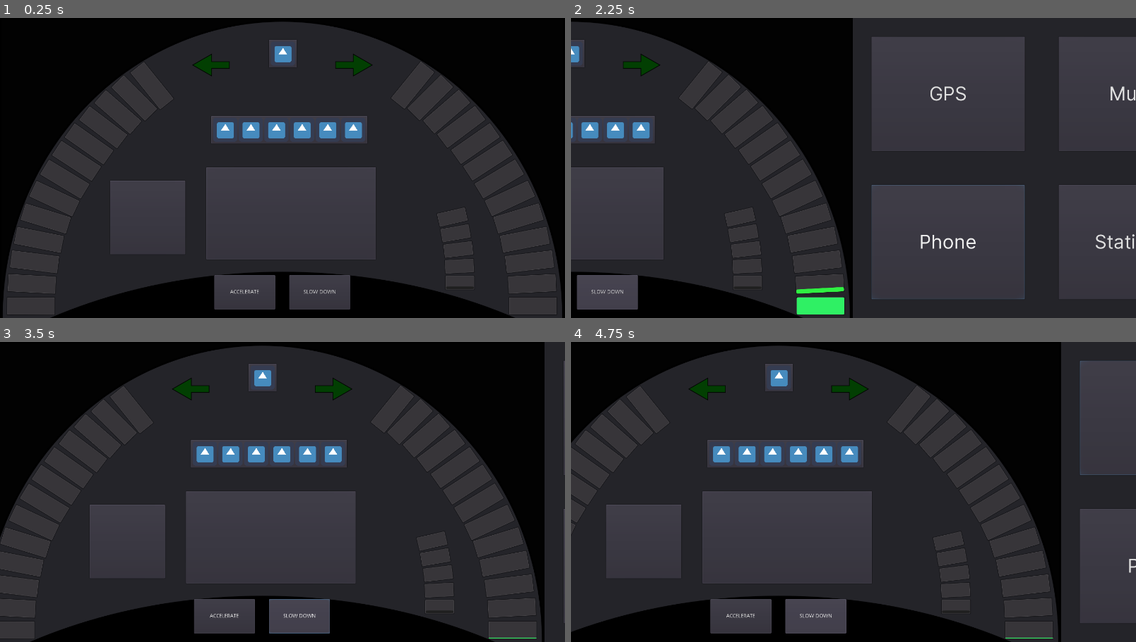
Above: before the commit, frames 1-4 (two rows, left to right).
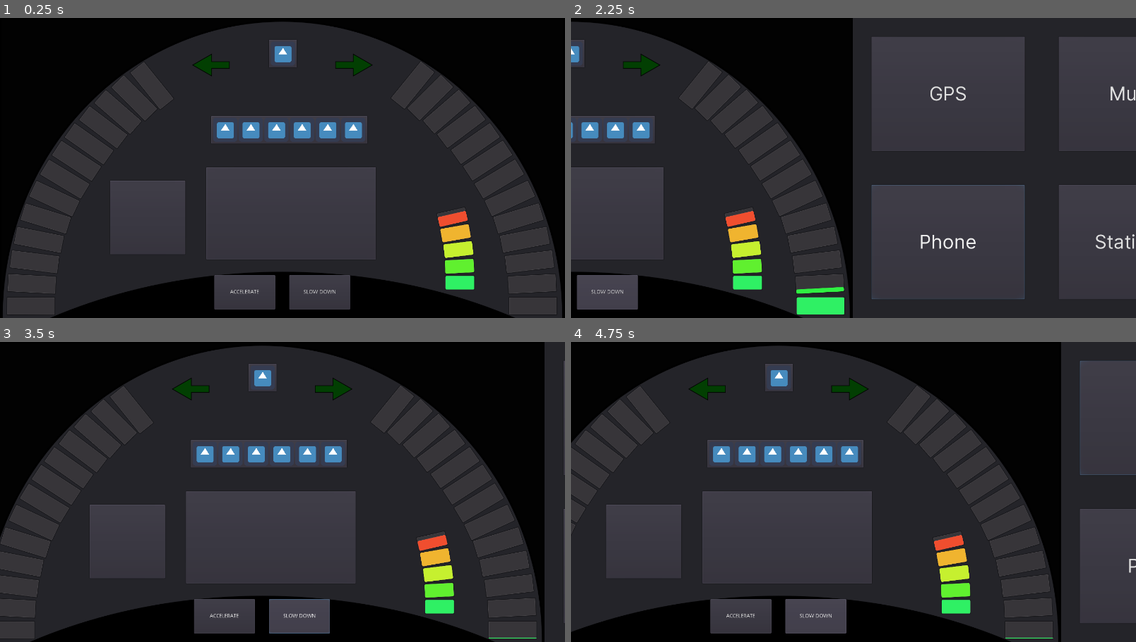
Above: after the commit, the same moments.

Repository: przadkap/car-dashboard
Game: Godot game, scene res://BTWScreen/BehindTheWheelScreen.tscn
Two runs of this game, one before a commit and one after it. Both use one fixed random seed, a clock stepped at 60 frames per second and the inputs below. The engine's default icon, where the game draws it, is replaced by a stand-in: a white triangle on a blue panel in a dark square.
Inputs:
- Up to frame 1 (0.25 s): no input
- Up to frame 2 (2.25 s): click "ACCELERATE" at 0.5 s; click "SLOW DOWN" at 1.25 s; tap Enter at 2 s; hold Right from 2.03 s (still down); tap 0 at 2.1 s
- Up to frame 3 (3.5 s): release Right at 2.78 s; hold Left from 2.78 s (still down); tap 1 at 2.85 s
- Up to frame 4 (4.75 s): release Left at 3.53 s; hold Right 3.53-4.28 s; tap 0 at 3.6 s; hold Up from 4.28 s (still down); tap 1 at 4.35 s

The runs differ from the first frame. In frame 1, 1.1% of the frame differs, in the area x 77-84%, y 64-91%; in frame 2, 1.1%; in frame 3, 1.1%; in frame 4, 1.1%.

Commit message:
add fuel-meter logic

Diff:
--- a/Car Dashboard/BTWScreen/BehindTheWheelScreen.tscn
+++ b/Car Dashboard/BTWScreen/BehindTheWheelScreen.tscn
@@ -176,7 +176,6 @@
 rect_rotation = 270.0
 custom_styles/fg = ExtResource( 8 )
 max_value = 20.0
-step = 0.01
 value = 20.0
 percent_visible = false
 __meta__ = {
@@ -190,7 +189,6 @@
 margin_bottom = 860.508
 rect_rotation = 273.0
 max_value = 20.0
-step = 0.01
 percent_visible = false
 __meta__ = {
 "_edit_use_anchors_": false
@@ -203,7 +201,6 @@
 margin_bottom = 796.868
 rect_rotation = 277.0
 max_value = 20.0
-step = 0.01
 percent_visible = false
 __meta__ = {
 "_edit_use_anchors_": false
@@ -216,7 +213,6 @@
 margin_bottom = 733.42
 rect_rotation = 281.0
 max_value = 20.0
-step = 0.01
 percent_visible = false
 __meta__ = {
 "_edit_use_anchors_": false
@@ -229,7 +225,6 @@
 margin_bottom = 669.316
 rect_rotation = 287.0
 max_value = 20.0
-step = 0.01
 percent_visible = false
 __meta__ = {
 "_edit_use_anchors_": false
@@ -242,7 +237,6 @@
 margin_bottom = 606.458
 rect_rotation = 295.0
 max_value = 20.0
-step = 0.01
 percent_visible = false
 __meta__ = {
 "_edit_use_anchors_": false
@@ -255,7 +249,6 @@
 margin_bottom = 547.234
 rect_rotation = 301.0
 max_value = 20.0
-step = 0.01
 percent_visible = false
 __meta__ = {
 "_edit_use_anchors_": false
@@ -268,7 +261,6 @@
 margin_bottom = 495.924
 rect_rotation = 303.0
 max_value = 20.0
-step = 0.01
 percent_visible = false
 __meta__ = {
 "_edit_use_anchors_": false
@@ -281,7 +273,6 @@
 margin_bottom = 448.044
 rect_rotation = 305.0
 max_value = 20.0
-step = 0.01
 percent_visible = false
 __meta__ = {
 "_edit_use_anchors_": false
@@ -294,7 +285,6 @@
 margin_bottom = 401.428
 rect_rotation = 307.0
 max_value = 20.0
-step = 0.01
 percent_visible = false
 __meta__ = {
 "_edit_use_anchors_": false
@@ -307,7 +297,6 @@
 margin_bottom = 355.893
 rect_rotation = 311.0
 max_value = 20.0
-step = 0.01
 percent_visible = false
 __meta__ = {
 "_edit_use_anchors_": false
@@ -320,7 +309,6 @@
 margin_bottom = 313.821
 rect_rotation = 315.0
 max_value = 20.0
-step = 0.01
 percent_visible = false
 __meta__ = {
 "_edit_use_anchors_": false
@@ -333,7 +321,6 @@
 margin_bottom = 274.375
 rect_rotation = 321.0
 max_value = 20.0
-step = 0.01
 percent_visible = false
 __meta__ = {
 "_edit_use_anchors_": false
--- a/Car Dashboard/BTWScreen/FuelMeter/FuelMeter.gd
+++ b/Car Dashboard/BTWScreen/FuelMeter/FuelMeter.gd
@@ -4,11 +4,12 @@
 # Declare member variables here. Examples:
 # var a = 2
 # var b = "text"
-
+var meter_levels = [1, 4, 7, 10, 13]
 
 # Called when the node enters the scene tree for the first time.
 func _ready():
-	fuel_changed(5)
+	load_segment_styleboxes()
+	fuel_changed(95)
 	pass # Replace with function body.
 
 
@@ -25,3 +26,12 @@
 		else:
 			 break # not sure if good idea
 	pass
+
+
+
+func load_segment_styleboxes():
+	for segment in get_children():
+		var level_no = meter_levels[segment.get_index()]
+		var path = "res://styleboxes/level-%s.tres"
+		var level_stylebox = load(path % str(level_no))
+		segment.add_stylebox_override("fg", level_stylebox)
Not shown: 10 places in Car Dashboard/BTWScreen/BehindTheWheelScreen.tscn that only renumber resources
